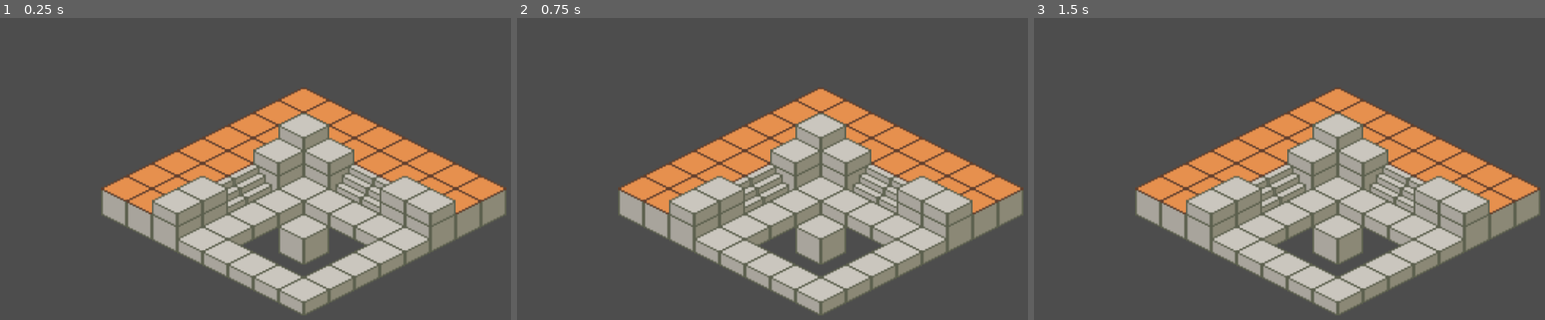
Above: before the commit, frames 1-3 (left to right).
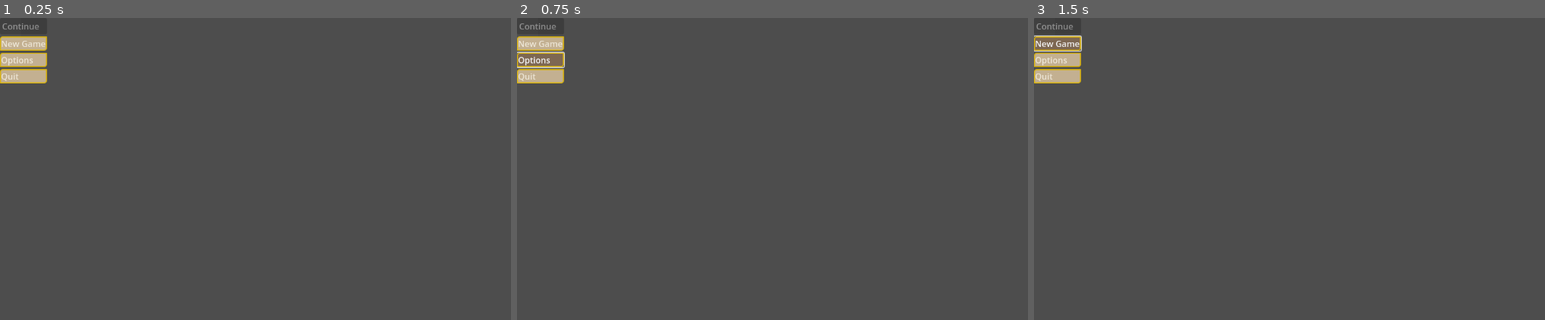
Above: after the commit, the same moments.

Repository: SomeonetookVeracles/Outdeviled
Game: Godot game, scene res://main_menu.tscn
The game is run twice, just before and just after one commit, with the same random seed, the same clock (stepped at 60 frames per second) and the same inputs. Before the commit the project starts from res://main.tscn.
Inputs (mouse positions are in pixels of both pictures, inside the frame that each line leads up to):
- Up to frame 1 (0.25 s): no input
- Up to frame 2 (0.75 s): click (542, 60) at 0.5 s, where only the run after the commit has a clickable "Options"
- Up to frame 3 (1.5 s): click (1059, 42) at 1.25 s, where only the run after the commit has a clickable "New Game"

The runs differ from the first frame. In frame 1, 32% of the frame differs, in the area x 0-100%, y 1-99%; in frame 2, 32%; in frame 3, 32%.

Commit message:
Main Menu
Added a Main Menu
Added a Theme (Zorn Palette, AI generated as a placeholder)

Diff:
--- a/main.tscn
+++ b/Test_scene.tscn
@@ -63,7 +63,7 @@
 tile_size = Vector2i(32, 16)
 sources/0 = SubResource("TileSetAtlasSource_0xm2m")
 
-[node name="Main" type="Node2D"]
+[node name="Test_Scene" type="Node2D"]
 
 [node name="Camera2D" type="Camera2D" parent="."]
 zoom = Vector2(3, 3)
--- /dev/null
+++ b/Themes/Main_Menu_Theme.tres
@@ -0,0 +1,45 @@
+[gd_resource type="Theme" load_steps=5 format=3 uid="uid://c5yfiv87skh1n"]
+
+[sub_resource type="StyleBoxFlat" id="StyleBoxFlat_45xvp"]
+bg_color = Color(0.490196, 0.403922, 0.321569, 1)
+border_width_left = 2
+border_width_top = 2
+border_width_right = 2
+border_width_bottom = 2
+border_color = Color(0.85098, 0.701961, 0.0627451, 1)
+corner_radius_top_left = 4
+corner_radius_bottom_right = 4
+
+[sub_resource type="StyleBoxFlat" id="StyleBoxFlat_nccvq"]
+bg_color = Color(0.764706, 0.690196, 0.568627, 1)
+border_width_left = 2
+border_width_top = 2
+border_width_right = 2
+border_width_bottom = 2
+border_color = Color(0.85098, 0.701961, 0.0627451, 1)
+corner_radius_top_left = 4
+corner_radius_bottom_right = 4
+
+[sub_resource type="StyleBoxFlat" id="StyleBoxFlat_cer0e"]
+bg_color = Color(0.682353, 0.137255, 0.0823529, 1)
+border_width_left = 2
+border_width_top = 2
+border_width_right = 2
+border_width_bottom = 2
+border_color = Color(0.85098, 0.701961, 0.0627451, 1)
+corner_radius_top_left = 4
+corner_radius_bottom_right = 4
+
+[sub_resource type="StyleBoxFlat" id="StyleBoxFlat_hhw38"]
+bg_color = Color(0.356863, 0.290196, 0.211765, 1)
+
+[resource]
+Button/colors/font_color = Color(0.929412, 0.901961, 0.839216, 1)
+Button/colors/font_color_disabled = Color(0.490196, 0.403922, 0.321569, 1)
+Button/colors/font_color_hover = Color(0.929412, 0.901961, 0.839216, 1)
+Button/colors/font_color_pressed = Color(0.929412, 0.901961, 0.839216, 1)
+Button/styles/hover = SubResource("StyleBoxFlat_45xvp")
+Button/styles/normal = SubResource("StyleBoxFlat_nccvq")
+Button/styles/pressed = SubResource("StyleBoxFlat_cer0e")
+Label/colors/font_color = Color(0.929412, 0.901961, 0.839216, 1)
+Panel/styles/panel = SubResource("StyleBoxFlat_hhw38")
--- /dev/null
+++ b/main_menu.tscn
@@ -0,0 +1,45 @@
+[gd_scene load_steps=3 format=3 uid="uid://bqul3u8gt1esl"]
+
+[ext_resource type="Script" uid="uid://vq0jcsgfaljr" path="res://scripts/main_menu.gd" id="1_06t4h"]
+[ext_resource type="Theme" uid="uid://c5yfiv87skh1n" path="res://Themes/Main_Menu_Theme.tres" id="1_7vrkn"]
+
+[node name="MainMenu" type="Control"]
+layout_mode = 3
+anchors_preset = 15
+anchor_right = 1.0
+anchor_bottom = 1.0
+grow_horizontal = 2
+grow_vertical = 2
+theme = ExtResource("1_7vrkn")
+script = ExtResource("1_06t4h")
+
+[node name="Background" type="ColorRect" parent="."]
+layout_mode = 0
+offset_right = 40.0
+offset_bottom = 40.0
+color = Color(0.314316, 0.314316, 0.314315, 1)
+
+[node name="VBoxContainer" type="VBoxContainer" parent="."]
+layout_mode = 0
+offset_right = 40.0
+offset_bottom = 40.0
+
+[node name="ContinueButton" type="Button" parent="VBoxContainer"]
+layout_mode = 2
+text = "Continue"
+alignment = 0
+
+[node name="NewGameButton" type="Button" parent="VBoxContainer"]
+layout_mode = 2
+text = "New Game"
+alignment = 0
+
+[node name="OptionsButton" type="Button" parent="VBoxContainer"]
+layout_mode = 2
+text = "Options"
+alignment = 0
+
+[node name="QuitButton" type="Button" parent="VBoxContainer"]
+layout_mode = 2
+text = "Quit"
+alignment = 0
--- a/project.godot
+++ b/project.godot
@@ -11,7 +11,7 @@
 [application]
 
 config/name="Outdeviled"
-run/main_scene="uid://cyuujd2a86cij"
+run/main_scene="uid://bqul3u8gt1esl"
 config/features=PackedStringArray("4.4", "Mobile")
 config/icon="res://icon.svg"
 
--- /dev/null
+++ b/scripts/generate_theme.gd
@@ -0,0 +1,63 @@
+extends Node
+
+func _ready():
+	var theme := Theme.new()
+
+	# Zorn palette colors
+	var black       = Color("#2B2118")
+	var warm_white  = Color("#EDE6D6")
+	var red         = Color("#AE2315")
+	var yellow      = Color("#D9B310")
+	var brown_gray  = Color("#7D6752")
+	var light_beige = Color("#C3B091")
+	var dark_brown  = Color("#5B4A36")
+
+	# Load font (replace with your font path or comment out)
+	# var font_file := load("res://fonts/YourFont.ttf") as FontFile
+
+	# BUTTON STYLING
+	for state in ["normal", "hover", "pressed"]:
+		var sb = StyleBoxFlat.new()
+		if state == "normal":
+			sb.bg_color = light_beige
+		elif state == "hover":
+			sb.bg_color = brown_gray
+		elif state == "pressed":
+			sb.bg_color = red
+
+		sb.border_color = yellow
+		sb.border_width_left = 2
+		sb.border_width_top = 2
+		sb.border_width_right = 2
+		sb.border_width_bottom = 2
+
+		sb.corner_radius_top_left = 4
+		sb.corner_radius_bottom_right = 4
+
+		theme.set_stylebox(state, "Button", sb)
+
+	# Button font colors
+	theme.set_color("font_color", "Button", warm_white)
+	theme.set_color("font_color_hover", "Button", warm_white)
+	theme.set_color("font_color_pressed", "Button", warm_white)
+	theme.set_color("font_color_disabled", "Button", brown_gray)
+
+	# LABEL STYLING
+	theme.set_color("font_color", "Label", warm_white)
+	# theme.set_font("font", "Button", font_file)
+	# theme.set_font("font", "Label", font_file)
+
+	# BACKGROUND color (for example, if you have a Panel or Control)
+	var bg_sb = StyleBoxFlat.new()
+	bg_sb.bg_color = dark_brown
+	theme.set_stylebox("panel", "Panel", bg_sb)
+
+	# Save theme resource
+	var save_path = "res://themes/main_menu_theme.tres"
+	var err = ResourceSaver.save(theme, save_path)
+	if err == OK:
+		print("Zorn palette theme saved to ", save_path)
+	else:
+		push_error("Failed to save theme!")
+
+	get_tree().quit()
--- /dev/null
+++ b/scripts/main_menu.gd
@@ -0,0 +1,42 @@
+extends Control
+
+# Called when the scene enters the scene tree
+func _ready():
+	# Connect buttons to functions
+	$VBoxContainer/ContinueButton.pressed.connect(_on_continue_pressed)
+	$VBoxContainer/NewGameButton.pressed.connect(_on_new_game_pressed)
+	$VBoxContainer/OptionsButton.pressed.connect(_on_options_pressed)
+	$VBoxContainer/QuitButton.pressed.connect(_on_quit_pressed)
+
+	# Disable Continue if no save exists (placeholder)
+	#TODO Make this grey it out instead
+	if not FileAccess.file_exists("user://savegame.save"):
+		$VBoxContainer/ContinueButton.disabled = true
+
+
+func _on_continue_pressed():
+	# Load the game from a save
+	print("Continue game")
+	# Replace with load logic
+	get_tree().change_scene_to_file("res://Scenes/Game.tscn")
+
+
+func _on_new_game_pressed():
+	# Start new game
+	#! TODO - Add a confirmation prompt
+	print("New game")
+	# Replace with game scene
+	get_tree().change_scene_to_file("res://Scenes/Game.tscn")
+
+
+func _on_options_pressed():
+	# Open options menu
+	print("Options")
+	# Replace with options scene or popup
+	get_tree().change_scene_to_file("res://Scenes/OptionsMenu.tscn")
+
+
+func _on_quit_pressed():
+	# Quit game
+	print("Quitting...")
+	get_tree().quit()
Binary file added: Fonts/PressStart2P-Regular.ttf
Not shown, added: Fonts/PressStart2P-Regular.ttf.import
Not shown, added: Screenshots/Screenshot 2025-06-23 004215.png.import
Not shown: 2 places in Test_scene.tscn that only renumber resources
Not shown, added: scripts/generate_theme.gd.uid
Not shown, added: scripts/main_menu.gd.uid
